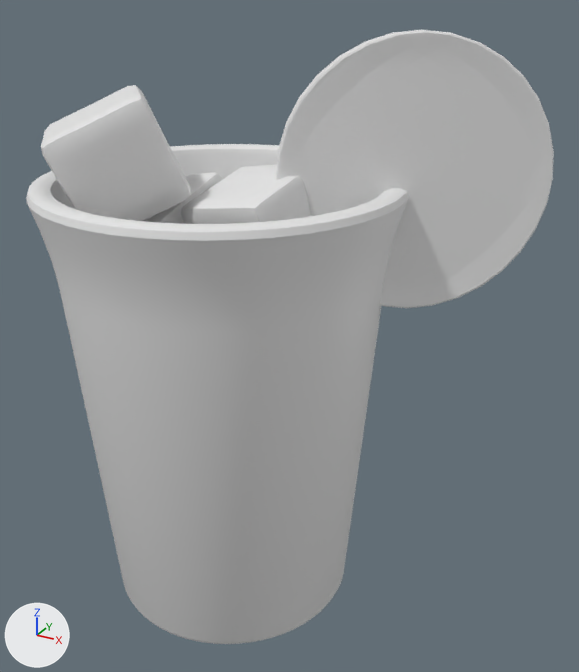
One commit to the OBJ model public/assets/drink-baked/blog0137.obj: the scene before it, then after it.
Both versions are drawn from a 50 mm camera at (3.42, -5.13, 5.07) aimed at (0.54, 0.1, 2.46). Every picture has the same lights, and +X, +Y and +Z are marked at lower left. The older version comes first. Where no turn or scale is listed for an object, it has been applied to the vertices.
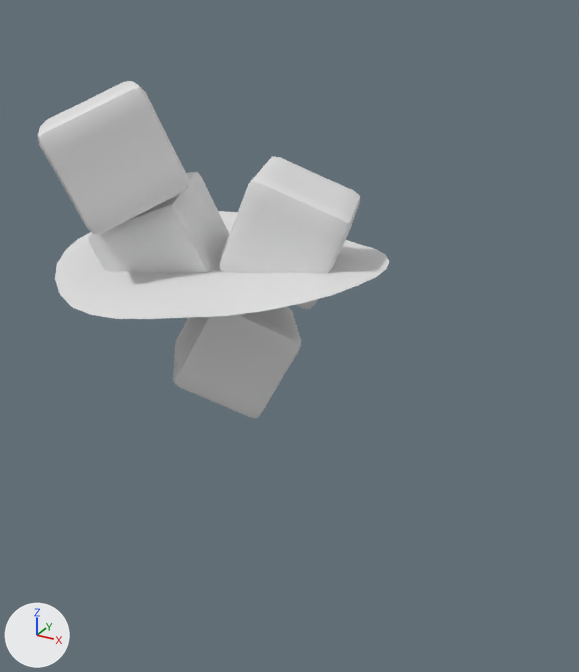
Changed parts and their boxes [x1, y1, x2, y2] in the pictures (579 x 672 px; the box of a moved part takes in the faces that stretch with it):
'Cylinder', deleted: before [26, 144, 409, 644]
'Circle.001', deleted: before [276, 29, 554, 308]
'Cube.003', reshaped: before [41, 85, 191, 221]; after [38, 81, 189, 234]
'Cube.002', reshaped: before [181, 165, 311, 224]; after [219, 157, 360, 309]
'Cube.001', reshaped: before [145, 172, 223, 224]; after [88, 172, 229, 273]
part 1 of me_cube, moved or reshaped (not visible before): after [173, 306, 301, 418]
part 5 of me_plane, moved or reshaped (not visible before): after [55, 211, 389, 319]

Patch to the scene script:
```diff
--- a/public/assets/drink-baked/blog0137.obj.py
+++ b/public/assets/drink-baked/blog0137.obj.py
@@ me_cube @@
 # used by ob_cube; location = (0.0, 0.0, 0.0)
-me_cube.from_pydata(...)  # 386 vertices, 384 faces; spans x -0.661..0.563, y -0.678..0.563, z 1.78..2.82
+me_cube.from_pydata(...)  # 386 vertices, 384 faces; spans x -0.567..0.684, y -0.557..0.628, z 1.777..2.817
+# me_cube part 1: the whole mesh is multiplied about its middle by the matrix ((-0.864, -0.345, 0.368), (0.142, 0.533, 0.834), (-0.484, 0.773, -0.411)), then moved by (0.108, 0.093, -0.003)
@@ me_cube_001 @@
 # used by ob_cube_001; location = (0.0, 0.0, 0.0)
-me_cube_001.from_pydata(...)  # 386 vertices, 384 faces; spans x -0.942..0.07, y -0.538..0.531, z 2.596..3.694
+me_cube_001.from_pydata(...)  # 386 vertices, 384 faces; spans x -1.012..0.136, y -0.71..0.368, z 2.619..3.684
+# me_cube_001 part 2: the whole mesh is multiplied about its middle by the matrix ((0.895, -0.388, -0.22), (0.426, 0.89, 0.165), (0.132, -0.241, 0.961)), then moved by (-0.002, -0.168, 0.007)
@@ me_cube_002 @@
 # used by ob_cube_002; location = (0.0, 0.0, 0.0)
-me_cube_002.from_pydata(...)  # 386 vertices, 384 faces; spans x -0.102..0.898, y -0.561..0.465, z 2.823..3.863
+me_cube_002.from_pydata(...)  # 386 vertices, 384 faces; spans x -0.061..1.095, y -0.337..0.677, z 2.801..3.82
+# me_cube_002 part 3: the whole mesh is multiplied about its middle by the matrix ((0.179, -0.973, 0.148), (0.242, -0.102, -0.965), (0.954, 0.209, 0.217)), then moved by (0.119, 0.218, -0.033)
@@ me_cube_003 @@
 # used by ob_cube_003; location = (0.0, 0.0, 0.0)
-me_cube_003.from_pydata(...)  # 386 vertices, 384 faces; spans x -1.192..0.029, y -1.116..0.092, z 3.355..4.366
+me_cube_003.from_pydata(...)  # 386 vertices, 384 faces; spans x -1.184..0.048, y -1.156..0.041, z 3.397..4.434
+# me_cube_003 part 4: the whole mesh is multiplied about its middle by the matrix ((0.428, -0.53, -0.732), (-0.453, 0.576, -0.681), (0.782, 0.623, 0.006)), then moved by (0.014, -0.045, 0.055)
@@ me_plane @@
 # used by ob_plane; location = (0.0, 0.0, 0.0)
-me_plane.from_pydata(...)  # 260 vertices, 76 faces; spans x -1.31..1.31, y -1.3..1.3, z 2.96..3.14
+me_plane.from_pydata(...)  # 230 vertices, 171 faces; spans x -1.31..1.31, y -1.31..1.31, z 2.96..3.14
+# me_plane part 5: 12 vertices moved from x -1.28..1.28, y -1.29..1.29, z 3.03..3.14 to x -1.28..1.28, y -1.31..1.31, z 3.01..3.14; 178 vertices removed from x -1.31..1.31, y -1.3..1.3, z 2.96..3.14; 148 vertices added at x -1.19..1.19, y -1.31..1.31, z 2.96..3.13
@@ ob_circle_001 @@
-ob_circle_001 = bpy.data.objects.new('Circle.001', me_circle_001)
-ob_circle_001.location = (0.0, 0.0, 0.0)
@@ ob_cylinder @@
-ob_cylinder = bpy.data.objects.new('Cylinder', me_cylinder)
-ob_cylinder.location = (0.0, 0.0, 0.0)
```
